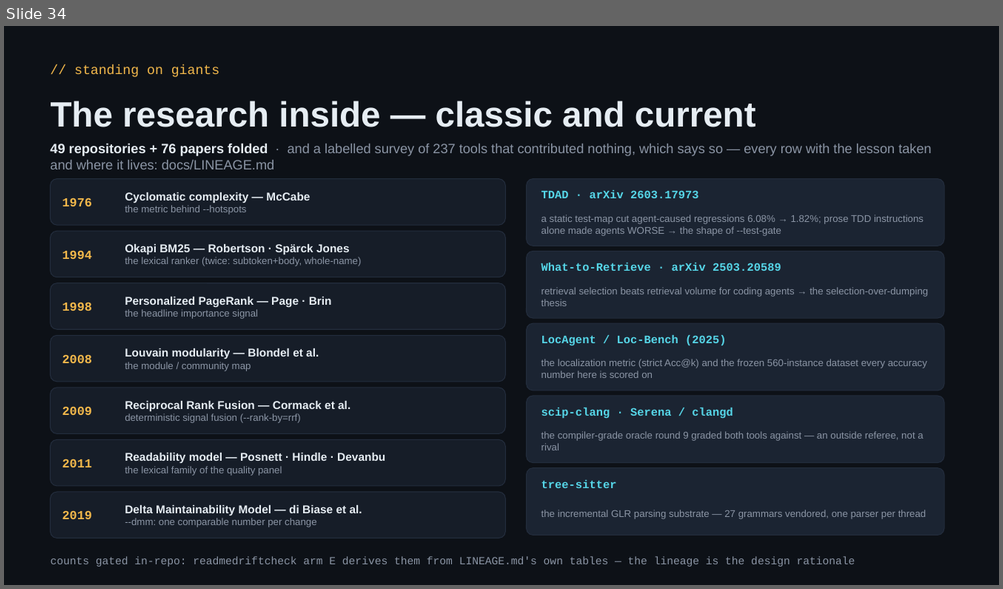
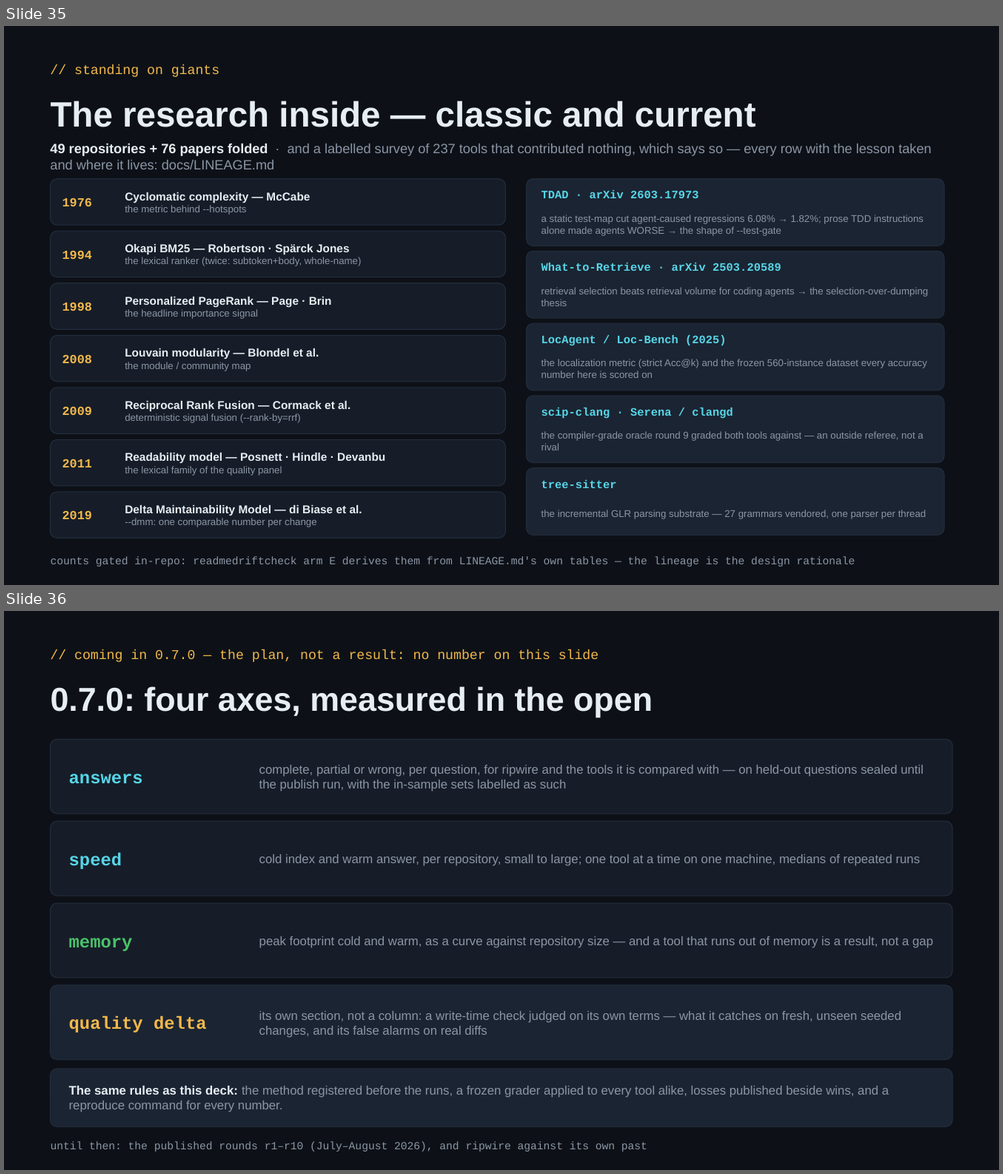
Before and after one commit to redhat-et/ripwire, a slide deck: present/ripwire-showcase.pptx. Shown one above the other, each under a label of ours: slide 34 before the commit, slides 35 and 36 after it. The pictures are 1003x589 and 1003x1174 pixels, drawn with LibreOffice and Linux fonts; fonts in the diff are those of the drawing. Boxes give left, top, right and bottom in pixels: in the first picture for what was removed or moved away, otherwise in the second. Text is boxed around its words. In the diff, an @@ line names an element or a change of style, - is before the commit and + after.

```diff
--- a/present/ripwire-showcase.pptx
+++ b/present/ripwire-showcase.pptx
@@ slide 36 added at bbox=[4, 611, 999, 1170], background #0D1117 @@
@@ text added at bbox=[74, 650, 599, 662], 13 pt, text #F2B84B @@
+// coming in 0.7.0 — the plan, not a result: no number on this slide
@@ text added at bbox=[51, 686, 652, 718], 32 pt, text #E6EDF3, bold @@
+0.7.0: four axes, measured in the open
@@ rounded rectangle added at bbox=[51, 739, 952, 814], fill #161D28, outline #232D3D 0.75 pt @@
@@ text added at bbox=[259, 765, 923, 792], 12 pt, text #8B95A5 @@
+complete, partial or wrong, per question, for ripwire and the tools it is compared with — on held-out questions sealed until the publish run, with the in-sample sets labelled as such
@@ text added at bbox=[69, 774, 143, 784], 17 pt, text #56D6E8, bold @@
+answers
@@ rounded rectangle added at bbox=[51, 821, 952, 896], fill #161D28, outline #232D3D 0.75 pt @@
@@ text added at bbox=[69, 852, 122, 869], 17 pt, text #56D6E8, bold @@
+speed
@@ text added at bbox=[259, 854, 920, 866], 12 pt, text #8B95A5 @@
+cold index and warm answer, per repository, small to large; one tool at a time on one machine, medians of repeated runs
@@ rounded rectangle added at bbox=[51, 903, 952, 978], fill #161D28, outline #232D3D 0.75 pt @@
@@ text added at bbox=[69, 938, 133, 951], 17 pt, text #4AC26B, bold @@
+memory
@@ text added at bbox=[259, 937, 933, 948], 12 pt, text #8B95A5 @@
+peak footprint cold and warm, as a curve against repository size — and a tool that runs out of memory is a result, not a gap
@@ rounded rectangle added at bbox=[51, 985, 952, 1060], fill #1B2432, outline #232D3D 0.75 pt @@
@@ text added at bbox=[69, 1017, 207, 1033], 17 pt, text #F2B84B, bold @@
+quality delta
@@ text added at bbox=[259, 1011, 901, 1038], 12 pt, text #8B95A5 @@
+its own section, not a column: a write-time check judged on its own terms — what it catches on fresh, unseen seeded changes, and its false alarms on real diffs
@@ rounded rectangle added at bbox=[51, 1069, 952, 1128], fill #1B2432, outline #232D3D 0.75 pt @@
@@ text added at bbox=[69, 1086, 888, 1113], 12 pt, text #8B95A5 @@
+The same rules as this deck: the method registered before the runs, a frozen grader applied to every tool alike, losses published beside wins, and a reproduce command for every number.
@@ text added at bbox=[51, 1142, 647, 1152], 10.5 pt, text #8B95A5 @@
+until then: the published rounds r1–r10 (July–August 2026), and ripwire against its own past
@@ what was slide 34 is now slide 35 @@
```
Also in this commit, not shown: 1 slide changed, 1 other slide added, 4 other files.
